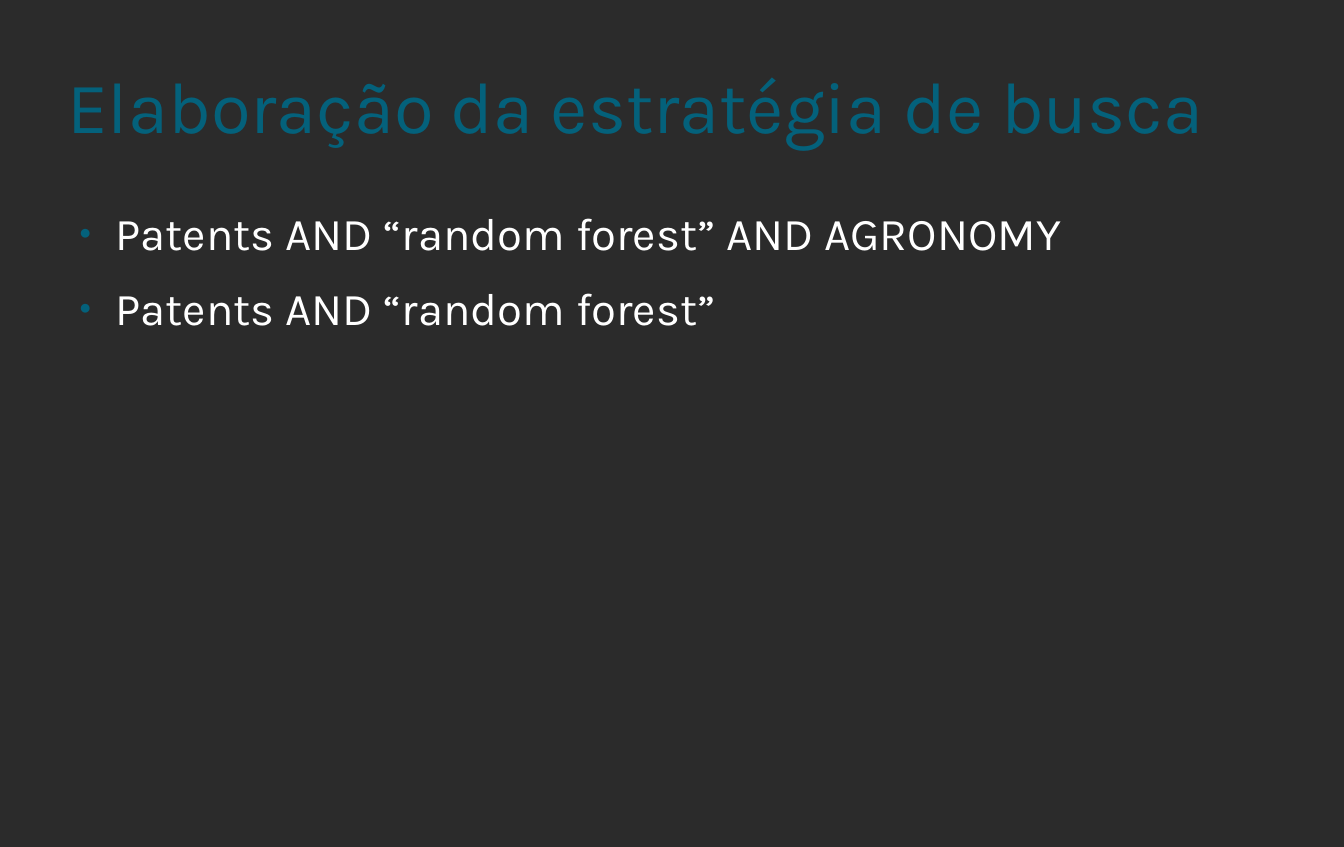
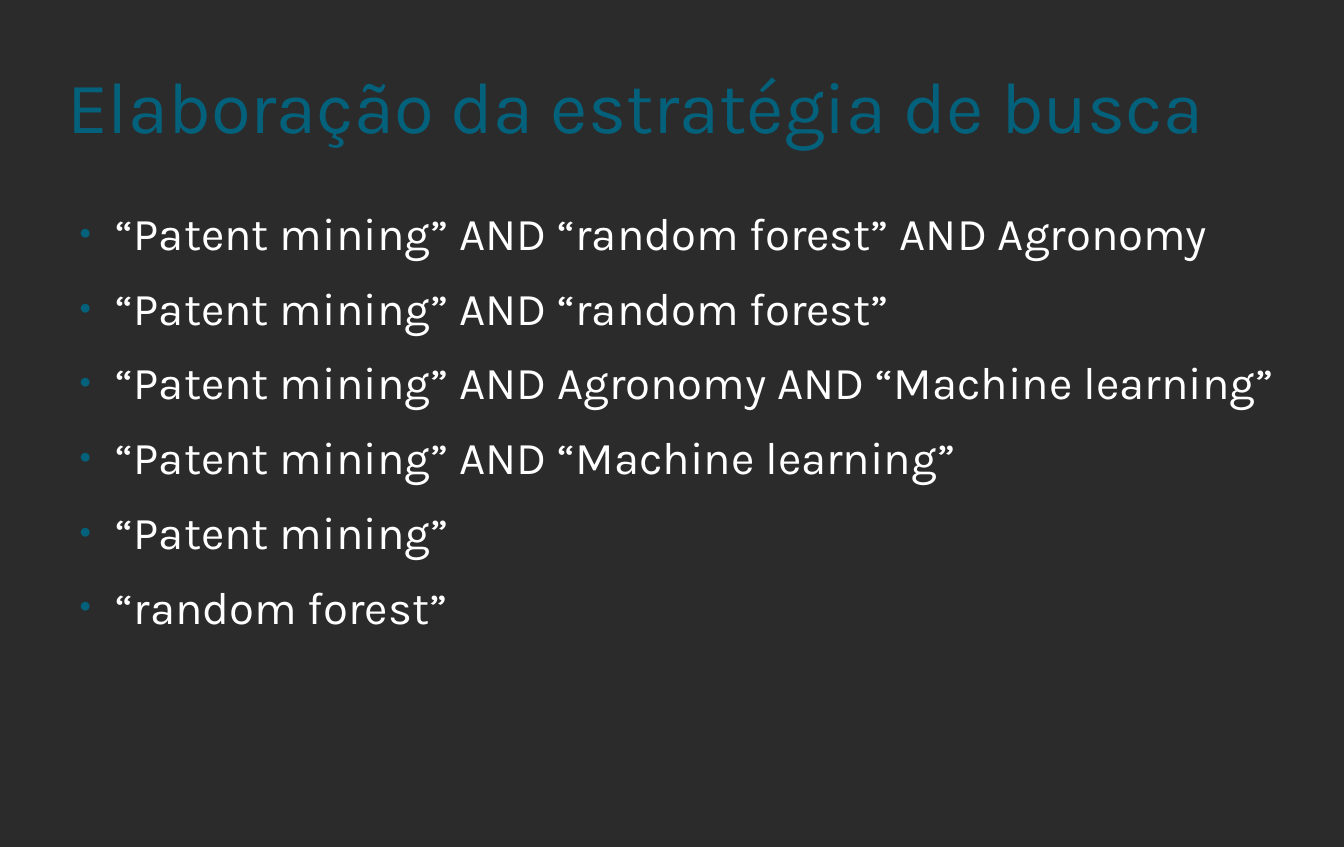
Before and after one commit to henriquevieira/mba_project, a slide deck: slide 5 of estruturacao_e_revisao_bibliografica.odp. Drawn at 1344x847 pixels with LibreOffice and Linux fonts; fonts in the diff are those of the drawing; background and template pictures are left out; a plain dark background stands for a picture behind light text. Boxes give left, top, right and bottom in pixels: in the first picture for what was removed or moved away, otherwise in the second. Text is boxed around its words. In the diff, an @@ line names an element or a change of style, - is before the commit and + after.

```diff
--- a/estruturacao_e_revisao_bibliografica.odp
+++ b/estruturacao_e_revisao_bibliografica.odp
@@ text at (x1=115, y1=218, x2=1273, y2=625): text changed @@
-● Patents AND “random forest” AND AGRONOMY
-● Patents AND “random forest”
+● “Patent mining” AND “random forest” AND Agronomy
+● “Patent mining” AND “random forest”
+● “Patent mining” AND Agronomy AND “Machine learning”
+● “Patent mining” AND “Machine learning”
+● “Patent mining”
+● “random forest”
```
Also in this commit, not shown: 2 slides added, 6 other files.
